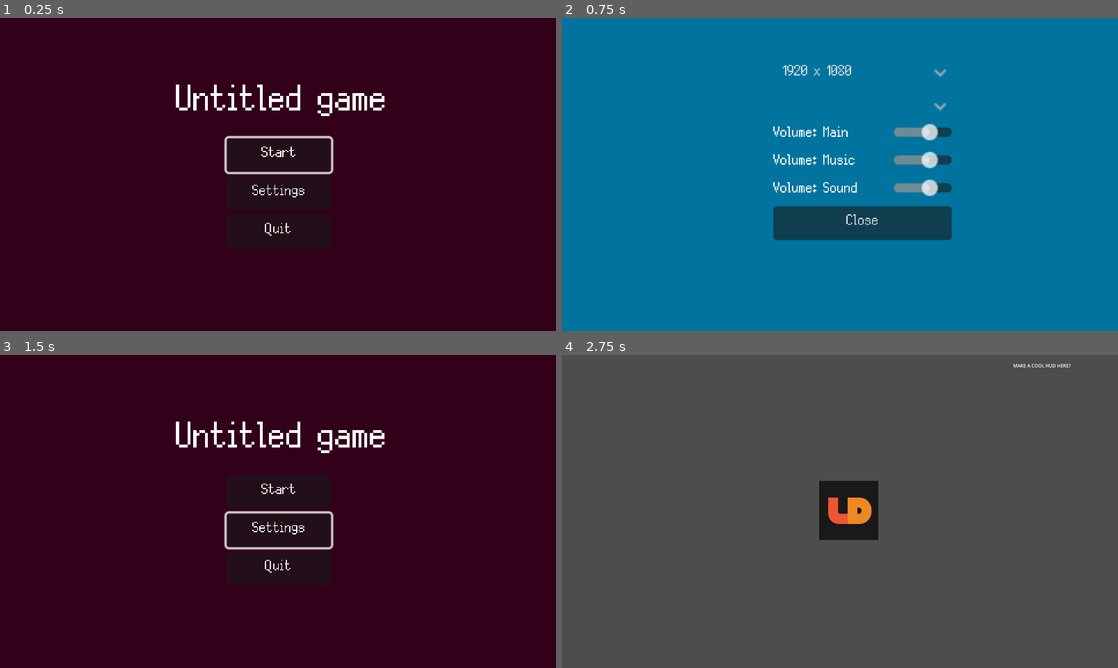
Above: before the commit, frames 1-4 (two rows, left to right).
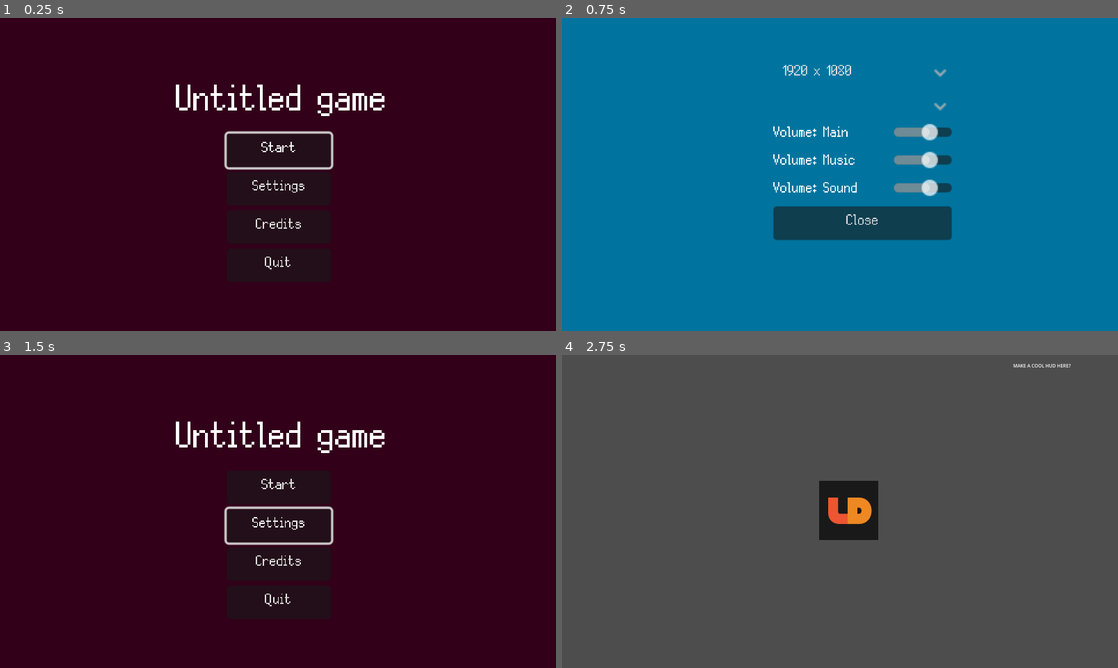
Above: after the commit, the same moments.

Repository: colinbellino/ludum-dare-53
Game: Godot game, scene res://media/scenes/main.tscn
The game is run twice, just before and just after one commit, with the same random seed, the same clock (stepped at 60 frames per second) and the same inputs.
Inputs (mouse positions are in pixels of both pictures, inside the frame that each line leads up to):
- Up to frame 1 (0.25 s): no input
- Up to frame 2 (0.75 s): click "Settings" at 0.5 s
- Up to frame 3 (1.5 s): click (278, 564) at 1.25 s, where only the run after the commit has a clickable "Credits"
- Up to frame 4 (2.75 s): click "Start" at 2 s

The runs differ from the first frame. In frame 1, 1.3% of the frame differs, in the area x 40-60%, y 36-81%; in frame 2, nothing differs; in frame 3, 1.3%, in the area x 40-60%, y 39-81%; in frame 4, nothing differs.

Commit message:
Add placeholder credits

Diff:
--- a/media/scenes/main.tscn
+++ b/media/scenes/main.tscn
@@ -1,9 +1,10 @@
-[gd_scene load_steps=12 format=3 uid="uid://cfagjt81lv8qt"]
+[gd_scene load_steps=13 format=3 uid="uid://cfagjt81lv8qt"]
 
 [ext_resource type="Script" path="res://src/Game.gd" id="1"]
 [ext_resource type="PackedScene" uid="uid://3lw77c48pgwm" path="res://media/scenes/ui/TitleUI.tscn" id="2"]
 [ext_resource type="PackedScene" uid="uid://dk1wwxg17poig" path="res://media/scenes/ui/DebugUI.tscn" id="3"]
 [ext_resource type="PackedScene" uid="uid://3syp2ekpshot" path="res://media/scenes/ui/SettingsUI.tscn" id="4"]
+[ext_resource type="PackedScene" uid="uid://b85xnnfakm38p" path="res://media/scenes/ui/CreditsUI.tscn" id="7_cx2g2"]
 [ext_resource type="Texture2D" uid="uid://cq8pnvl1dbvye" path="res://media/art/icon_godot.png" id="8_ugvn6"]
 [ext_resource type="Script" path="res://src/ScreenShake.gd" id="11"]
 [ext_resource type="PackedScene" uid="uid://cjy2v6yweddr1" path="res://media/scenes/ui/PlayUI.tscn" id="12"]
@@ -52,6 +53,9 @@
 layer = 2
 visible = false
 
+[node name="CreditsUI" parent="." instance=ExtResource("7_cx2g2")]
+visible = false
+
 [node name="DebugUI" parent="." instance=ExtResource("3")]
 unique_name_in_owner = false
 layer = 100
--- /dev/null
+++ b/media/scenes/ui/CreditsUI.tscn
@@ -0,0 +1,62 @@
+[gd_scene load_steps=3 format=3 uid="uid://b85xnnfakm38p"]
+
+[ext_resource type="Theme" uid="uid://cvagu3odjyln7" path="res://media/main.theme" id="1_rd3gi"]
+[ext_resource type="Script" path="res://src/CreditsUI.gd" id="1_rrack"]
+
+[node name="Credits UI" type="CanvasLayer"]
+layer = 2
+script = ExtResource("1_rrack")
+
+[node name="Background" type="ColorRect" parent="."]
+anchors_preset = 15
+anchor_right = 1.0
+anchor_bottom = 1.0
+color = Color(0, 0.623529, 0.345098, 1)
+
+[node name="Title" type="Label" parent="."]
+anchors_preset = 5
+anchor_left = 0.5
+anchor_right = 0.5
+offset_left = 400.0
+offset_right = 446.0
+offset_bottom = 24.0
+theme = ExtResource("1_rd3gi")
+text = "Settings"
+
+[node name="Team" type="RichTextLabel" parent="."]
+unique_name_in_owner = true
+offset_left = 664.0
+offset_top = 116.0
+offset_right = 818.0
+offset_bottom = 185.0
+scale = Vector2(4, 4)
+bbcode_enabled = true
+text = "[CREDITS GO HERE]
+Don't edit here, this is loaded from the credits.txt file"
+fit_content = true
+
+[node name="Menu" type="VBoxContainer" parent="."]
+anchors_preset = -1
+anchor_left = 0.541
+anchor_top = 0.496
+anchor_right = 0.541
+anchor_bottom = 0.496
+offset_left = -359.72
+offset_top = 182.32
+offset_right = -205.72
+offset_bottom = 397.32
+grow_horizontal = 2
+grow_vertical = 2
+scale = Vector2(4, 4)
+
+[node name="Close" type="Button" parent="Menu"]
+unique_name_in_owner = true
+layout_mode = 2
+theme = ExtResource("1_rd3gi")
+text = "Close"
+
+[node name="Quit" type="Button" parent="Menu"]
+unique_name_in_owner = true
+layout_mode = 2
+theme = ExtResource("1_rd3gi")
+text = "Quit game"
--- a/media/scenes/ui/TitleUI.tscn
+++ b/media/scenes/ui/TitleUI.tscn
@@ -62,6 +62,12 @@
 theme = ExtResource("2")
 text = "Settings"
 
+[node name="Credits" type="Button" parent="Menu"]
+unique_name_in_owner = true
+layout_mode = 2
+theme = ExtResource("2")
+text = "Credits"
+
 [node name="Quit" type="Button" parent="Menu"]
 unique_name_in_owner = true
 layout_mode = 2
--- a/media/text.csv
+++ b/media/text.csv
@@ -14,3 +14,4 @@
 locale_en,English,English,TODO
 locale_fr,Français,Français,TODO
 Quit game,Quit game,Quitter le jeu,TODO
+Credits,Credits,Crédits,TODO
--- /dev/null
+++ b/src/CreditsUI.gd
@@ -0,0 +1,47 @@
+class_name CreditsUI extends CanvasLayer
+
+var team_label: RichTextLabel
+var button_close: Button
+var button_quit: Button
+
+signal closed
+
+func _ready() -> void:
+	team_label = get_node("%Team")
+	button_close = get_node("%Close")
+	button_quit = get_node("%Quit")
+
+	button_close.connect("pressed", button_close_pressed)
+	button_close.connect("pressed", play_button_sound)
+	button_quit.connect("pressed", button_quit_pressed)
+	button_quit.connect("pressed", play_button_sound)
+	team_label.connect("meta_clicked", team_label_meta_clicked)
+	team_label.text = Globals.load_file("credits.txt", "")
+
+	close()
+
+func open(show_quit_button: bool = false) -> void:
+	button_quit.visible = false
+	if show_quit_button:
+		button_quit.visible = true
+
+	visible = true
+
+func close() -> void:
+	visible = false
+	closed.emit()
+
+func button_close_pressed() -> void:
+	Save.write_settings(Globals.settings)
+	close()
+
+func button_quit_pressed() -> void:
+	Save.write_settings(Globals.settings)
+	Game.quit_game()
+
+func team_label_meta_clicked(uri) -> void:
+	OS.shell_open(uri)
+
+func play_button_sound(_whatever = null) -> void:
+	# Audio.play_sound_random([Globals.SFX.BUTTON_CLICK_2])
+	pass
--- a/src/Globals.gd
+++ b/src/Globals.gd
@@ -65,6 +65,7 @@
 var ui_title : TitleUI
 var ui_settings : SettingsUI
 var ui_debug : DebugUI
+var ui_credits : CreditsUI
 var ui_play : PlayUI
 var ui_splash : CanvasLayer
 var world : Node2D
@@ -107,6 +108,9 @@
 	Globals.ui_settings = null
 	Globals.ui_settings = get_node("/root/Game/SettingsUI")
 	assert(Globals.ui_settings != null, "Globals.ui_settings not initialized correctly.")
+	Globals.ui_credits = null
+	Globals.ui_credits = get_node("/root/Game/CreditsUI")
+	assert(Globals.ui_credits != null, "Globals.ui_credits not initialized correctly.")
 	Globals.ui_debug = null
 	Globals.ui_debug = get_node("/root/Game/DebugUI")
 	assert(Globals.ui_debug != null, "Globals.ui_debug not initialized correctly.")
--- a/src/TitleUI.gd
+++ b/src/TitleUI.gd
@@ -3,12 +3,14 @@
 var button_start: Button
 var button_continue: Button
 var button_settings: Button
+var button_credits: Button
 var button_quit: Button
 
 func _ready() -> void:
 	button_start = get_node("%Start")
 	button_continue = get_node("%Continue")
 	button_settings = get_node("%Settings")
+	button_credits = get_node("%Credits")
 	button_quit = get_node("%Quit")
 
 	button_start.connect("mouse_entered", on_button_hover)
@@ -16,9 +18,11 @@
 	button_continue.connect("mouse_entered", on_button_hover)
 	button_settings.connect("mouse_entered", on_button_hover)
 	button_settings.connect("pressed", button_settings_pressed)
-	Globals.ui_settings.connect("closed", button_settings_closed)
+	button_credits.connect("mouse_entered", on_button_hover)
+	button_credits.connect("pressed", button_credits_pressed)
 	button_quit.connect("mouse_entered", on_button_hover)
 	button_quit.connect("pressed", button_quit_pressed)
+	Globals.ui_settings.connect("closed", button_settings_closed)
 
 	close()
 
@@ -42,10 +46,12 @@
 
 func button_start_pressed() -> void:
 	Game.start_game()
-	pass
 
 func button_settings_pressed() -> void:
 	Globals.ui_settings.open()
+
+func button_credits_pressed() -> void:
+	Globals.ui_credits.open()
 
 func button_settings_closed() -> void:
 	print("button_settings_pressed")
Not shown, added: credits.txt
Not shown, changed: export_presets.cfg
Binary file changed: media/text.da.translation
Binary file changed: media/text.en.translation
Binary file changed: media/text.fr.translation
